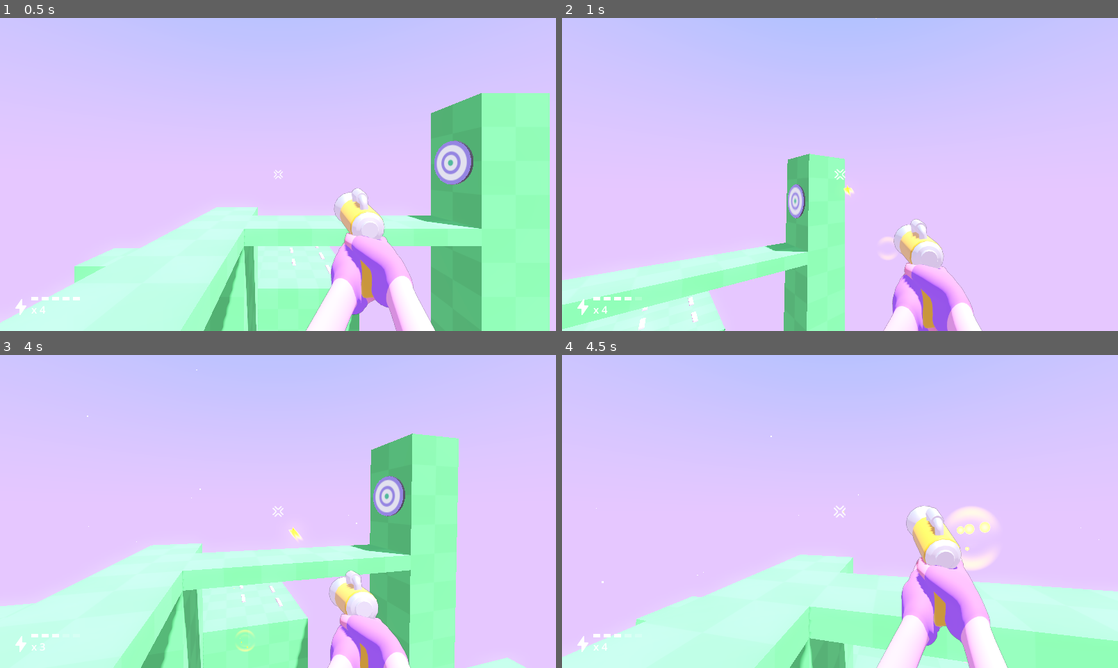
Above: before the commit, frames 1-4 (two rows, left to right).
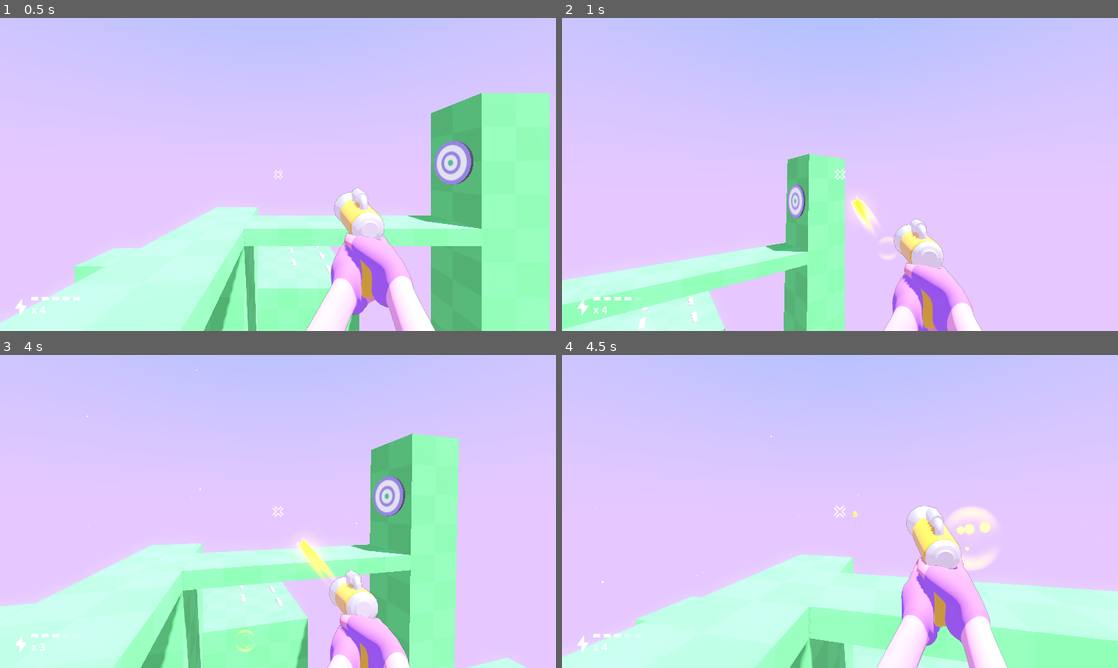
Above: after the commit, the same moments.

Repository: gdquest-demos/godot-4-FPS-arms
Game: Godot game, scene res://main/main.tscn
The game is run twice, just before and just after one commit, with the same random seed, the same clock (stepped at 60 frames per second) and the same inputs.
Inputs (mouse positions are in pixels of both pictures, inside the frame that each line leads up to):
- Up to frame 1 (0.5 s): no input
- Up to frame 2 (1 s): move the mouse to (962, 158) at 0.52 s; press the mouse at (962, 158) at 0.53 s; hold D (move_right) from 0.53 s (still down); tap Space (jump) at 0.77 s
- Up to frame 3 (4 s): move the mouse to (250, 511) at 1.27 s; release D (move_right) at 1.28 s; release the mouse at (250, 511) at 1.28 s; hold W (move_forward) from 1.28 s (still down); click (250, 511) at 1.35 s; tap Space (jump) at 1.52, 3.02, 3.77 s; move the mouse to (289, 505) at 2.02 s; press the mouse at (289, 505) at 2.03 s; move the mouse to (272, 517) at 2.77 s; release the mouse at (272, 517) at 2.78 s; click (272, 517) at 2.85 s; move the mouse to (316, 514) at 3.52 s; press the mouse at (316, 514) at 3.53 s
- Up to frame 4 (4.5 s): keep holding W (move_forward); move the mouse to (795, 508) at 4.27 s; release the mouse at (795, 508) at 4.28 s; click (795, 508) at 4.35 s

Frame 1 is identical in both runs. In frame 2, 0.3% of the frame differs, in the area x 50-57%, y 53-69%; in frame 3, 0.5%, in the area x 48-61%, y 54-72%; in frame 4, less than 0.1%.

Commit message:
fix: projectile relative speed

Diff:
--- a/main/shoot_manager.gd
+++ b/main/shoot_manager.gd
@@ -24,8 +24,8 @@
 	laser_sound.play()
 
 	if collide: end_position = collision.position
-	var duration = end_position.distance_to(gun_end_position) / weapon_range
-	duration *= 0.2
+	var projectile_speed = 50.0
+	var duration = end_position.distance_to(gun_end_position) / projectile_speed
 
 	var projectile = projectile_scene.instantiate()
 	projectile.position = gun_end_position
